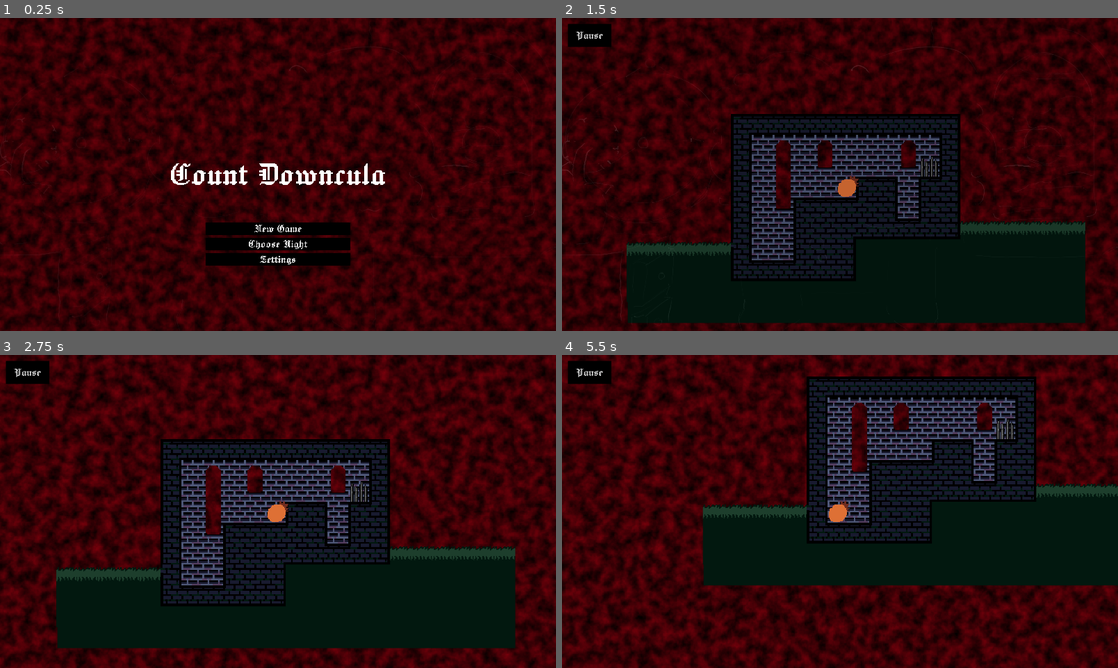
Above: before the commit, frames 1-4 (two rows, left to right).
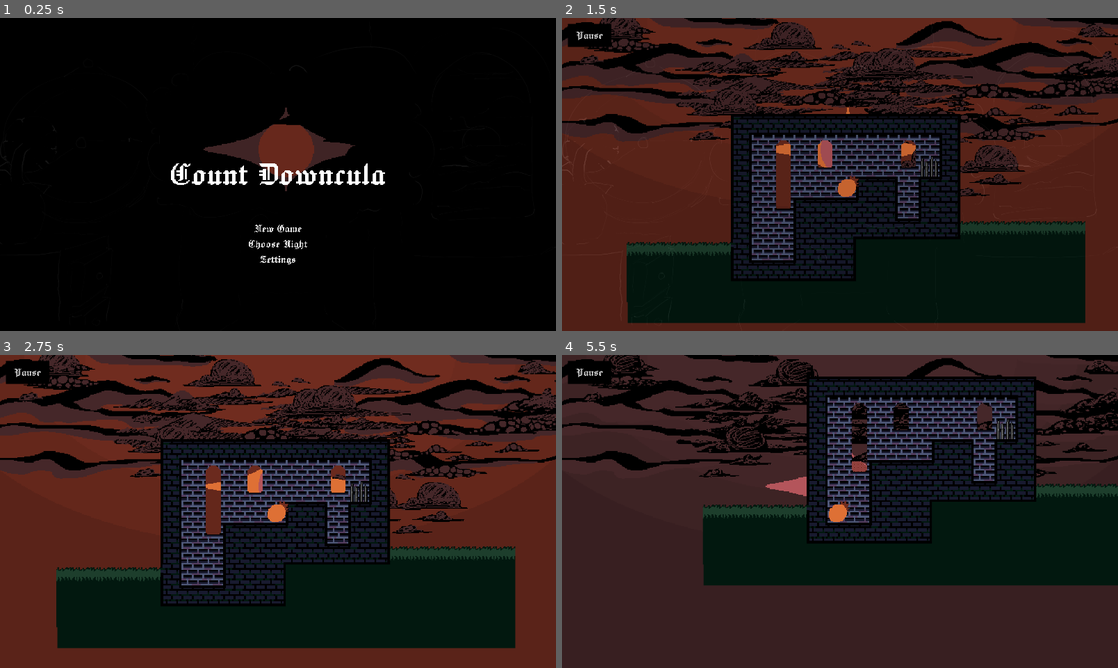
Above: after the commit, the same moments.

Repository: Agecaf/gmtk26-jamgame
Game: Godot game, scene res://main.tscn
Two runs of this game, one before a commit and one after it. Both use one fixed random seed, a clock stepped at 60 frames per second and the inputs below.
Inputs:
- Up to frame 1 (0.25 s): no input
- Up to frame 2 (1.5 s): click "New Game" at 0.5 s; tap Enter (ui_accept) at 1.25, 1.35 s; hold Right (ui_right) from 1.28 s (still down)
- Up to frame 3 (2.75 s): keep holding Right (ui_right); tap Enter (ui_accept) at 1.52, 1.82, 2.1, 2.27, 2.57 s
- Up to frame 4 (5.5 s): release Right (ui_right) at 2.78 s; hold Left (ui_left) 2.78-3.53 s; tap Enter (ui_accept) at 2.85, 3.6, 3.77, 4.07, 4.35, 4.52, 4.82, 5.1, 5.27 s; hold Right (ui_right) 3.53-5.03 s; hold Left (ui_left) from 5.03 s (still down)

The runs differ from the first frame. In frame 1, 93% of the frame differs, in the area x 0-100%, y 0-100%; in frame 2, 59%; in frame 3, 60%; in frame 4, 63%.

Commit message:
Background

Diff:
--- /dev/null
+++ b/assets/art/background/small_clouds.tres
@@ -0,0 +1,221 @@
+[gd_resource type="SpriteFrames" format=3 uid="uid://dqfqc12rsnnqx"]
+
+[ext_resource type="Texture2D" uid="uid://44h1jj6c4odt" path="res://assets/art/background/clouds.png" id="1_a8pt6"]
+
+[sub_resource type="AtlasTexture" id="AtlasTexture_anaga"]
+atlas = ExtResource("1_a8pt6")
+region = Rect2(0, 0, 96, 96)
+
+[sub_resource type="AtlasTexture" id="AtlasTexture_kdk42"]
+atlas = ExtResource("1_a8pt6")
+region = Rect2(96, 0, 96, 96)
+
+[sub_resource type="AtlasTexture" id="AtlasTexture_6eog6"]
+atlas = ExtResource("1_a8pt6")
+region = Rect2(192, 0, 96, 96)
+
+[sub_resource type="AtlasTexture" id="AtlasTexture_apoxh"]
+atlas = ExtResource("1_a8pt6")
+region = Rect2(288, 0, 96, 96)
+
+[sub_resource type="AtlasTexture" id="AtlasTexture_yfjxb"]
+atlas = ExtResource("1_a8pt6")
+region = Rect2(384, 0, 96, 96)
+
+[sub_resource type="AtlasTexture" id="AtlasTexture_srkpt"]
+atlas = ExtResource("1_a8pt6")
+region = Rect2(480, 0, 96, 96)
+
+[sub_resource type="AtlasTexture" id="AtlasTexture_alwsf"]
+atlas = ExtResource("1_a8pt6")
+region = Rect2(576, 0, 96, 96)
+
+[sub_resource type="AtlasTexture" id="AtlasTexture_wcny4"]
+atlas = ExtResource("1_a8pt6")
+region = Rect2(672, 0, 96, 96)
+
+[sub_resource type="AtlasTexture" id="AtlasTexture_emji5"]
+atlas = ExtResource("1_a8pt6")
+region = Rect2(768, 0, 96, 96)
+
+[sub_resource type="AtlasTexture" id="AtlasTexture_k6i15"]
+atlas = ExtResource("1_a8pt6")
+region = Rect2(864, 0, 96, 96)
+
+[sub_resource type="AtlasTexture" id="AtlasTexture_ixqul"]
+atlas = ExtResource("1_a8pt6")
+region = Rect2(0, 96, 96, 96)
+
+[sub_resource type="AtlasTexture" id="AtlasTexture_rgbi5"]
+atlas = ExtResource("1_a8pt6")
+region = Rect2(96, 96, 96, 96)
+
+[sub_resource type="AtlasTexture" id="AtlasTexture_56ejh"]
+atlas = ExtResource("1_a8pt6")
+region = Rect2(192, 96, 96, 96)
+
+[sub_resource type="AtlasTexture" id="AtlasTexture_ve4jb"]
+atlas = ExtResource("1_a8pt6")
+region = Rect2(288, 96, 96, 96)
+
+[sub_resource type="AtlasTexture" id="AtlasTexture_5a2aa"]
+atlas = ExtResource("1_a8pt6")
+region = Rect2(384, 96, 96, 96)
+
+[sub_resource type="AtlasTexture" id="AtlasTexture_1uc8h"]
+atlas = ExtResource("1_a8pt6")
+region = Rect2(480, 96, 96, 96)
+
+[sub_resource type="AtlasTexture" id="AtlasTexture_43olh"]
+atlas = ExtResource("1_a8pt6")
+region = Rect2(576, 96, 96, 96)
+
+[sub_resource type="AtlasTexture" id="AtlasTexture_8g7cp"]
+atlas = ExtResource("1_a8pt6")
+region = Rect2(672, 96, 96, 96)
+
+[sub_resource type="AtlasTexture" id="AtlasTexture_of2cl"]
+atlas = ExtResource("1_a8pt6")
+region = Rect2(768, 96, 96, 96)
+
+[sub_resource type="AtlasTexture" id="AtlasTexture_t2b7h"]
+atlas = ExtResource("1_a8pt6")
+region = Rect2(864, 96, 96, 96)
+
+[sub_resource type="AtlasTexture" id="AtlasTexture_rktwa"]
+atlas = ExtResource("1_a8pt6")
+region = Rect2(0, 192, 96, 96)
+
+[sub_resource type="AtlasTexture" id="AtlasTexture_mwjvo"]
+atlas = ExtResource("1_a8pt6")
+region = Rect2(96, 192, 96, 96)
+
+[sub_resource type="AtlasTexture" id="AtlasTexture_46jcl"]
+atlas = ExtResource("1_a8pt6")
+region = Rect2(192, 192, 96, 96)
+
+[sub_resource type="AtlasTexture" id="AtlasTexture_b8sa6"]
+atlas = ExtResource("1_a8pt6")
+region = Rect2(288, 192, 96, 96)
+
+[sub_resource type="AtlasTexture" id="AtlasTexture_epfo3"]
+atlas = ExtResource("1_a8pt6")
+region = Rect2(384, 192, 96, 96)
+
+[sub_resource type="AtlasTexture" id="AtlasTexture_hrg5u"]
+atlas = ExtResource("1_a8pt6")
+region = Rect2(480, 192, 96, 96)
+
+[sub_resource type="AtlasTexture" id="AtlasTexture_tm2gv"]
+atlas = ExtResource("1_a8pt6")
+region = Rect2(576, 192, 96, 96)
+
+[sub_resource type="AtlasTexture" id="AtlasTexture_x3ddm"]
+atlas = ExtResource("1_a8pt6")
+region = Rect2(672, 192, 96, 96)
+
+[sub_resource type="AtlasTexture" id="AtlasTexture_s03ra"]
+atlas = ExtResource("1_a8pt6")
+region = Rect2(768, 192, 96, 96)
+
+[sub_resource type="AtlasTexture" id="AtlasTexture_oeoga"]
+atlas = ExtResource("1_a8pt6")
+region = Rect2(864, 192, 96, 96)
+
+[resource]
+animations = [{
+"frames": [{
+"duration": 1.0,
+"texture": SubResource("AtlasTexture_anaga")
+}, {
+"duration": 1.0,
+"texture": SubResource("AtlasTexture_kdk42")
+}, {
+"duration": 1.0,
+"texture": SubResource("AtlasTexture_6eog6")
+}, {
+"duration": 1.0,
+"texture": SubResource("AtlasTexture_apoxh")
+}, {
+"duration": 1.0,
+"texture": SubResource("AtlasTexture_yfjxb")
+}, {
+"duration": 1.0,
+"texture": SubResource("AtlasTexture_srkpt")
+}, {
+"duration": 1.0,
+"texture": SubResource("AtlasTexture_alwsf")
+}, {
+"duration": 1.0,
+"texture": SubResource("AtlasTexture_wcny4")
+}, {
+"duration": 1.0,
+"texture": SubResource("AtlasTexture_emji5")
+}, {
+"duration": 1.0,
+"texture": SubResource("AtlasTexture_k6i15")
+}, {
+"duration": 1.0,
+"texture": SubResource("AtlasTexture_ixqul")
+}, {
+"duration": 1.0,
+"texture": SubResource("AtlasTexture_rgbi5")
+}, {
+"duration": 1.0,
+"texture": SubResource("AtlasTexture_56ejh")
+}, {
+"duration": 1.0,
+"texture": SubResource("AtlasTexture_ve4jb")
+}, {
+"duration": 1.0,
+"texture": SubResource("AtlasTexture_5a2aa")
+}, {
+"duration": 1.0,
+"texture": SubResource("AtlasTexture_1uc8h")
+}, {
+"duration": 1.0,
+"texture": SubResource("AtlasTexture_43olh")
+}, {
+"duration": 1.0,
+"texture": SubResource("AtlasTexture_8g7cp")
+}, {
+"duration": 1.0,
+"texture": SubResource("AtlasTexture_of2cl")
+}, {
+"duration": 1.0,
+"texture": SubResource("AtlasTexture_t2b7h")
+}, {
+"duration": 1.0,
+"texture": SubResource("AtlasTexture_rktwa")
+}, {
+"duration": 1.0,
+"texture": SubResource("AtlasTexture_mwjvo")
+}, {
+"duration": 1.0,
+"texture": SubResource("AtlasTexture_46jcl")
+}, {
+"duration": 1.0,
+"texture": SubResource("AtlasTexture_b8sa6")
+}, {
+"duration": 1.0,
+"texture": SubResource("AtlasTexture_epfo3")
+}, {
+"duration": 1.0,
+"texture": SubResource("AtlasTexture_hrg5u")
+}, {
+"duration": 1.0,
+"texture": SubResource("AtlasTexture_tm2gv")
+}, {
+"duration": 1.0,
+"texture": SubResource("AtlasTexture_x3ddm")
+}, {
+"duration": 1.0,
+"texture": SubResource("AtlasTexture_s03ra")
+}, {
+"duration": 1.0,
+"texture": SubResource("AtlasTexture_oeoga")
+}],
+"loop": 1,
+"name": &"default",
+"speed": 5.0
+}]
--- /dev/null
+++ b/game/background/background.gd
@@ -0,0 +1,55 @@
+extends Node2D
+
+@export var number_of_small_clouds = 20
+@onready var sky: Sprite2D = %Sky
+var small_cloud_frames = preload("res://assets/art/background/small_clouds.tres")
+
+var time: int = 0
+
+var bg_colors: Array[Color] = [
+	Color("#000000"),
+	Color("#452729"),
+	Color("#702c1f"),
+	Color("#702c1f"),
+	Color("#4f5878"),
+]
+
+func _ready() -> void:
+	# Add small clouds
+	for idx in number_of_small_clouds:
+		var small_cloud = AnimatedSprite2D.new()
+		small_cloud.sprite_frames = small_cloud_frames
+		var type = randi_range(0, 5)
+		small_cloud.set_meta(&"type", type)
+		small_cloud.frame = type * 5
+
+		small_cloud.scale = Vector2(3.0, 3.0)
+		small_cloud.position = Vector2(randi_range(0, 640) * 3.0, randi_range(20, 180) * 3.0)
+		%SmallClouds.add_child(small_cloud)
+
+	# Update for the first time
+	update()
+
+func _process(delta: float) -> void:
+	# Check time and update
+	if Input.is_action_just_pressed("ui_accept"):
+		time = posmod(time+1, 5)
+		update()
+
+	# Move small clouds
+	for sc in %SmallClouds.get_children():
+		sc.position.x += (100.0 + sc.position.y) * delta * 0.02
+		if sc.position.x > 2000: sc.position.x = -200
+
+
+func update() -> void:
+	sky.modulate = bg_colors[time]
+
+	# Animate big clouds
+	for child in get_children():
+		if child is AnimatedSprite2D:
+			child.frame = time
+
+	# Animate small clouds
+	for sc in %SmallClouds.get_children():
+		sc.frame = sc.get_meta(&"type") * 5 + time
--- /dev/null
+++ b/game/background/background.tscn
@@ -0,0 +1,183 @@
+[gd_scene format=3 uid="uid://3ajkihoy620e"]
+
+[ext_resource type="Script" uid="uid://wr1k8feb573v" path="res://game/background/background.gd" id="1_uc1g5"]
+[ext_resource type="Texture2D" uid="uid://doms7a7pynxw2" path="res://assets/art/background/clouds_and_sun.png" id="2_uj5s0"]
+[ext_resource type="Texture2D" uid="uid://dke5xyutwcyo" path="res://assets/art/background/big_clouds.png" id="3_uj5s0"]
+
+[sub_resource type="Gradient" id="Gradient_2qg8k"]
+interpolation_mode = 1
+offsets = PackedFloat32Array(0, 0.2966752, 0.3938619, 0.5421995)
+colors = PackedColorArray(1, 1, 1, 1, 0.9559638, 0.9559633, 0.95596343, 1, 0.8905913, 0.89058954, 0.89058995, 1, 0.8089983, 0.8089983, 0.8089982, 1)
+
+[sub_resource type="GradientTexture2D" id="GradientTexture2D_kafe6"]
+gradient = SubResource("Gradient_2qg8k")
+width = 640
+height = 360
+fill = 1
+fill_from = Vector2(0.48557693, 0)
+fill_to = Vector2(1, 1)
+
+[sub_resource type="AtlasTexture" id="AtlasTexture_uc1g5"]
+atlas = ExtResource("2_uj5s0")
+region = Rect2(0, 0, 192, 192)
+
+[sub_resource type="AtlasTexture" id="AtlasTexture_uj5s0"]
+atlas = ExtResource("2_uj5s0")
+region = Rect2(192, 0, 192, 192)
+
+[sub_resource type="AtlasTexture" id="AtlasTexture_2qg8k"]
+atlas = ExtResource("2_uj5s0")
+region = Rect2(384, 0, 192, 192)
+
+[sub_resource type="AtlasTexture" id="AtlasTexture_xlr7x"]
+atlas = ExtResource("2_uj5s0")
+region = Rect2(576, 0, 192, 192)
+
+[sub_resource type="AtlasTexture" id="AtlasTexture_jem5y"]
+atlas = ExtResource("2_uj5s0")
+region = Rect2(768, 0, 192, 192)
+
+[sub_resource type="SpriteFrames" id="SpriteFrames_kafe6"]
+animations = [{
+"frames": [{
+"duration": 1.0,
+"texture": SubResource("AtlasTexture_uc1g5")
+}, {
+"duration": 1.0,
+"texture": SubResource("AtlasTexture_uj5s0")
+}, {
+"duration": 1.0,
+"texture": SubResource("AtlasTexture_2qg8k")
+}, {
+"duration": 1.0,
+"texture": SubResource("AtlasTexture_xlr7x")
+}, {
+"duration": 1.0,
+"texture": SubResource("AtlasTexture_jem5y")
+}],
+"loop": 1,
+"name": &"default",
+"speed": 5.0
+}, {
+"frames": [],
+"loop": 1,
+"name": &"new_animation",
+"speed": 5.0
+}]
+
+[sub_resource type="AtlasTexture" id="AtlasTexture_olmg0"]
+atlas = ExtResource("3_uj5s0")
+region = Rect2(0, 0, 288, 288)
+
+[sub_resource type="AtlasTexture" id="AtlasTexture_asgok"]
+atlas = ExtResource("3_uj5s0")
+region = Rect2(288, 0, 288, 288)
+
+[sub_resource type="AtlasTexture" id="AtlasTexture_atvur"]
+atlas = ExtResource("3_uj5s0")
+region = Rect2(576, 0, 288, 288)
+
+[sub_resource type="SpriteFrames" id="SpriteFrames_5pj6p"]
+animations = [{
+"frames": [{
+"duration": 1.0,
+"texture": SubResource("AtlasTexture_olmg0")
+}, {
+"duration": 1.0,
+"texture": SubResource("AtlasTexture_asgok")
+}, {
+"duration": 1.0,
+"texture": SubResource("AtlasTexture_asgok")
+}, {
+"duration": 1.0,
+"texture": SubResource("AtlasTexture_atvur")
+}, {
+"duration": 1.0,
+"texture": SubResource("AtlasTexture_atvur")
+}],
+"loop": 1,
+"name": &"default",
+"speed": 5.0
+}]
+
+[sub_resource type="AtlasTexture" id="AtlasTexture_5mimh"]
+atlas = ExtResource("2_uj5s0")
+region = Rect2(0, 192, 192, 192)
+
+[sub_resource type="AtlasTexture" id="AtlasTexture_8x2bq"]
+atlas = ExtResource("2_uj5s0")
+region = Rect2(192, 192, 192, 192)
+
+[sub_resource type="AtlasTexture" id="AtlasTexture_2bjsd"]
+atlas = ExtResource("2_uj5s0")
+region = Rect2(384, 192, 192, 192)
+
+[sub_resource type="AtlasTexture" id="AtlasTexture_crqgf"]
+atlas = ExtResource("2_uj5s0")
+region = Rect2(576, 192, 192, 192)
+
+[sub_resource type="AtlasTexture" id="AtlasTexture_3noiu"]
+atlas = ExtResource("2_uj5s0")
+region = Rect2(768, 192, 192, 192)
+
+[sub_resource type="SpriteFrames" id="SpriteFrames_2nw5p"]
+animations = [{
+"frames": [{
+"duration": 1.0,
+"texture": SubResource("AtlasTexture_5mimh")
+}, {
+"duration": 1.0,
+"texture": SubResource("AtlasTexture_8x2bq")
+}, {
+"duration": 1.0,
+"texture": SubResource("AtlasTexture_2bjsd")
+}, {
+"duration": 1.0,
+"texture": SubResource("AtlasTexture_crqgf")
+}, {
+"duration": 1.0,
+"texture": SubResource("AtlasTexture_3noiu")
+}],
+"loop": 1,
+"name": &"default",
+"speed": 5.0
+}]
+
+[node name="Background" type="Node2D" unique_id=338442490]
+script = ExtResource("1_uc1g5")
+
+[node name="Sky" type="Sprite2D" parent="." unique_id=1400451077]
+unique_name_in_owner = true
+modulate = Color(0.22670749, 0.22670749, 0.22670746, 1)
+texture_filter = 1
+scale = Vector2(3, 3)
+texture = SubResource("GradientTexture2D_kafe6")
+centered = false
+
+[node name="Sun" type="AnimatedSprite2D" parent="." unique_id=938923754]
+position = Vector2(988, 453)
+scale = Vector2(3, 3)
+sprite_frames = SubResource("SpriteFrames_kafe6")
+
+[node name="HugeClouds" type="AnimatedSprite2D" parent="." unique_id=738892091]
+position = Vector2(330, 158)
+scale = Vector2(3, 3)
+sprite_frames = SubResource("SpriteFrames_5pj6p")
+
+[node name="HugeClouds2" type="AnimatedSprite2D" parent="." unique_id=1555095612]
+position = Vector2(1574, 155)
+scale = Vector2(3, 3)
+sprite_frames = SubResource("SpriteFrames_5pj6p")
+
+[node name="BigClouds" type="AnimatedSprite2D" parent="." unique_id=1271943988]
+position = Vector2(677, 238)
+scale = Vector2(3, 3)
+sprite_frames = SubResource("SpriteFrames_2nw5p")
+
+[node name="BigClouds2" type="AnimatedSprite2D" parent="." unique_id=1207373953]
+position = Vector2(1151, 202)
+scale = Vector2(3, 3)
+sprite_frames = SubResource("SpriteFrames_2nw5p")
+
+[node name="SmallClouds" type="Node2D" parent="." unique_id=58874949]
+unique_name_in_owner = true
--- a/main.tscn
+++ b/main.tscn
@@ -1,6 +1,7 @@
 [gd_scene format=3 uid="uid://b4enwwndlpugd"]
 
 [ext_resource type="Script" uid="uid://0m6lfxb58q5h" path="res://menu/black_frame.gd" id="1_0xm2m"]
+[ext_resource type="PackedScene" uid="uid://3ajkihoy620e" path="res://game/background/background.tscn" id="1_4c57u"]
 [ext_resource type="Script" uid="uid://gquvmbcjjkun" path="res://game/core/game_container.gd" id="1_h2yge"]
 [ext_resource type="PackedScene" uid="uid://cgqp5q7pdwn8e" path="res://menu/menu.tscn" id="1_ig7tw"]
 [ext_resource type="PackedScene" uid="uid://ch1tr2so418f1" path="res://test/agecaf/test_level/agecaf_test_level.tscn" id="2_lquwl"]
@@ -10,28 +11,11 @@
 [ext_resource type="Theme" uid="uid://cyj05vdf0ga8u" path="res://assets/other/theme/game_theme.tres" id="6_7mycd"]
 [ext_resource type="Texture2D" uid="uid://1vhum3km4sko" path="res://assets/art/background/transmission.png" id="6_kek77"]
 
-[sub_resource type="Gradient" id="Gradient_5pj6p"]
-offsets = PackedFloat32Array(0, 0.9879518)
-colors = PackedColorArray(0, 0, 0, 1, 0.46672612, 0, 0.045014374, 1)
-
-[sub_resource type="FastNoiseLite" id="FastNoiseLite_2nw5p"]
-frequency = 0.0486
-
-[sub_resource type="NoiseTexture2D" id="NoiseTexture2D_kafe6"]
-width = 640
-height = 360
-noise = SubResource("FastNoiseLite_2nw5p")
-color_ramp = SubResource("Gradient_5pj6p")
-
 [node name="Main" type="Node2D" unique_id=1162885059]
 
 [node name="BackLayer" type="CanvasLayer" parent="." unique_id=871466563]
 
-[node name="MenuBackground" type="Sprite2D" parent="BackLayer" unique_id=722512068]
-texture_filter = 1
-scale = Vector2(3, 3)
-texture = SubResource("NoiseTexture2D_kafe6")
-centered = false
+[node name="Background" parent="BackLayer" unique_id=338442490 instance=ExtResource("1_4c57u")]
 
 [node name="GameLayer" type="CanvasLayer" parent="." unique_id=882080728]
 follow_viewport_enabled = true
Not shown, added: game/background/background.gd.uid
